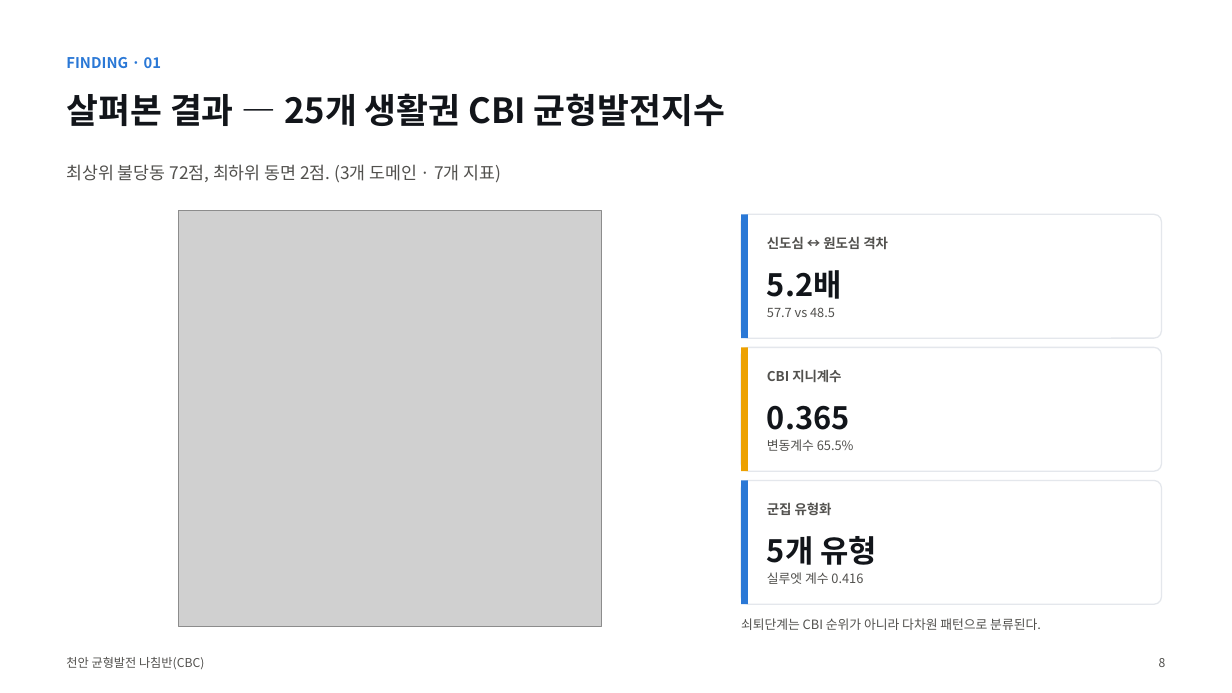
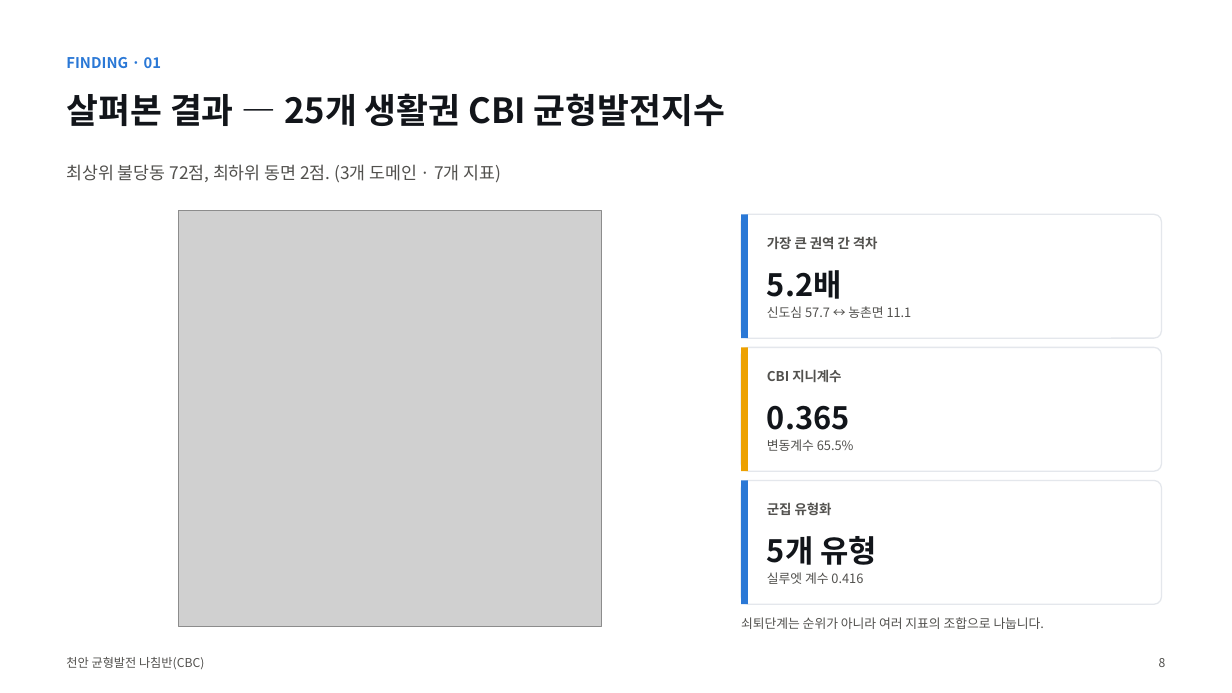
Before and after one commit to BioCode67/2026-AI-, a slide deck: slide 9 of deliverables/기획서_천안균형발전나침반_CBC.pptx. Drawn at 1232x693 pixels with LibreOffice and Linux fonts; fonts in the diff are those of the drawing; grey boxes stand for pictures. Boxes give left, top, right and bottom in pixels: in the first picture for what was removed or moved away, otherwise in the second. Text is boxed around its words. In the diff, an @@ line names an element or a change of style, - is before the commit and + after.

```diff
--- a/deliverables/기획서_천안균형발전나침반_CBC.pptx
+++ b/deliverables/기획서_천안균형발전나침반_CBC.pptx
@@ text at box(767, 236, 878, 249): text changed @@
-신도심 ↔ 원도심 격차
+가장 큰 권역 간 격차
@@ text at box(767, 306, 912, 318): text changed @@
-57.7 vs 48.5
+신도심 57.7 ↔ 농촌면 11.1
@@ text at box(741, 617, 1045, 629): text changed @@
-쇠퇴단계는 CBI 순위가 아니라 다차원 패턴으로 분류된다.
+쇠퇴단계는 순위가 아니라 여러 지표의 조합으로 나눕니다.
```
Also in this commit, not shown: 12 other slides changed, 1 slide added, 4 other files.
